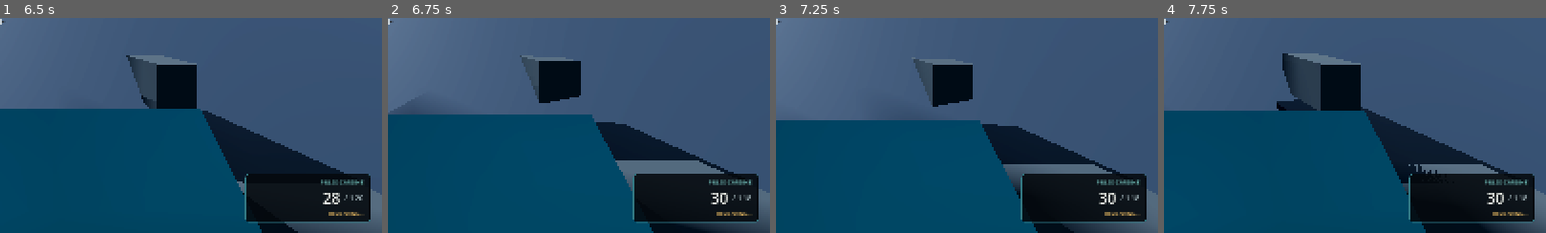
Above: before the commit, frames 1-4 (left to right).
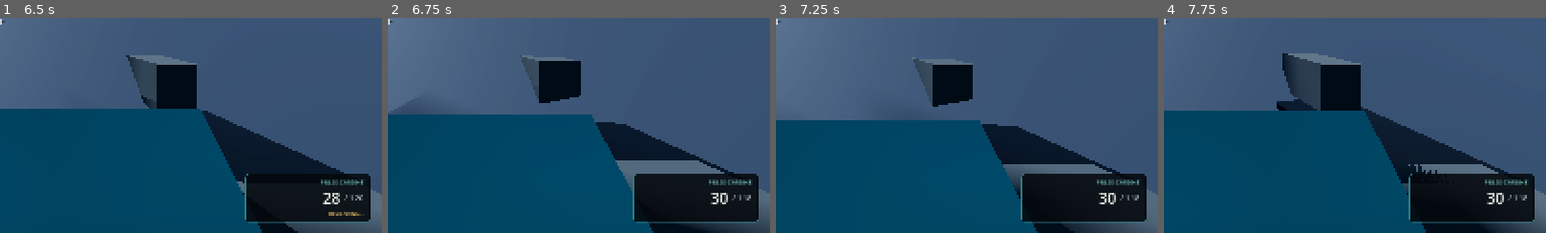
Above: after the commit, the same moments.

Repository: HazelTheSquirrel/Grimholt-Test
Game: Godot game, scene res://scenes/main.tscn
The game is run twice, just before and just after one commit, with the same random seed, the same clock (stepped at 60 frames per second) and the same inputs.
Inputs (mouse positions are % of the whole screen's width and height, from its top left):
- Up to frame 1 (6.5 s): click "START SOLO GAME" at 0.5 s; tap Enter at 1.25, 2.85 s; move the mouse to (55, 50) at 1.27 s; hold Ctrl (crouch) 1.28-2.03 s; hold W (move_forward) from 1.28 s (still down); click (55, 50) at 1.42 s; tap Space (jump) at 1.52, 2.27, 3.77, 4.52, 5.27 s; move the mouse to (45, 50) at 2.02 s; tap C at 2.1 s; move the mouse to (52, 48) at 2.77 s; move the mouse to (49, 52) at 3.52 s; tap Keypad Enter at 3.6 s; click (49, 52) at 3.67 s; move the mouse to (57, 51) at 4.27 s; tap Tab at 4.35 s; tap R (reload) at 4.9 s; move the mouse to (42, 49) at 5.02 s; tap 1 at 5.1 s; move the mouse to (51, 50) at 5.77 s; tap 2 at 5.85 s; click (51, 50) at 5.92 s
- Up to frame 2 (6.75 s): move the mouse to (46, 48) at 6.52 s; release W (move_forward) at 6.53 s; hold D (move_right) from 6.53 s (still down); tap Ctrl (crouch) at 6.6 s
- Up to frame 3 (7.25 s): keep holding D (move_right); tap Space (jump) at 6.77 s
- Up to frame 4 (7.75 s): move the mouse to (55, 50) at 7.27 s; release D (move_right) at 7.28 s; hold W (move_forward) from 7.28 s (still down); tap C at 7.35 s; tap Space (jump) at 7.52 s
The pictures show only the part of the screen within x 50-100%, y 50-100%; the shares and areas given below are measured in that part.

Frame 1 is identical in both runs. In frame 2, 0.1% of the frame differs, in the area x 86-95%, y 90-92%; in frame 3, 0.1%; in frame 4, 0.1%.
Error before the commit: Invalid call. Nonexistent 'bool' constructor. (res://scripts/shooter/main.gd:1311)

Commit message:
Fix empty-fire audio and server-confirmed reload feedback

Diff:
--- a/Grimholt/scripts/shooter/player.gd
+++ b/Grimholt/scripts/shooter/player.gd
@@ -40,6 +40,8 @@
 var fire_held := false
 var fire_audio: AudioStreamPlayer
 var reload_audio: AudioStreamPlayer
+var reload_request_pending := false
+var reload_request_timeout := 0.0
 var base_camera_position := Vector3.ZERO
 var base_viewmodel_position := Vector3(0.24, -0.20, -0.42)
 var bob_phase := 0.0
@@ -65,6 +67,10 @@
 		_build_audio_feedback()
 
 func _process(delta: float) -> void:
+	if reload_request_pending:
+		reload_request_timeout = maxf(0.0, reload_request_timeout - delta)
+		if reload_request_timeout <= 0.0:
+			reload_request_pending = false
 	if not is_multiplayer_authority() or camera == null or weapon_viewmodel == null:
 		return
 	_update_first_person_feedback(delta)
@@ -272,7 +278,8 @@
 	body_visual.position.y = capsule.height * 0.5
 
 func _fire() -> void:
-	if fire_cooldown > 0.0 or reload_time > 0.0:
+	# Empty magazines are silent: no shot sound, recoil or repeated server request.
+	if fire_cooldown > 0.0 or reload_time > 0.0 or reload_request_pending or ammo <= 0:
 		return
 	var spec: Dictionary = get_parent()._weapon_spec(current_weapon)
 	fire_cooldown = float(spec["fire_interval"])
@@ -283,7 +290,21 @@
 
 func _reload() -> void:
 	var spec: Dictionary = get_parent()._weapon_spec(current_weapon)
-	if reload_time <= 0.0 and ammo < int(spec["magazine"]) and reserve_ammo > 0:
-		if reload_audio != null:
-			reload_audio.play()
-		get_parent().request_reload(get_multiplayer_authority())
+	if reload_time > 0.0 or reload_request_pending:
+		return
+	if ammo >= int(spec["magazine"]) or reserve_ammo <= 0:
+		return
+	# The server confirms the reload before its sound is played. This prevents
+	# R-spamming from replaying audio while a reload is already in progress.
+	reload_request_pending = true
+	reload_request_timeout = 0.75
+	get_parent().request_reload(get_multiplayer_authority())
+
+func apply_weapon_state(new_ammo: int, new_reserve: int, reloading: bool) -> void:
+	ammo = maxi(0, new_ammo)
+	reserve_ammo = maxi(0, new_reserve)
+	reload_request_pending = false
+	reload_request_timeout = 0.0
+	reload_time = float(get_parent()._weapon_spec(current_weapon)["reload_time"]) if reloading else 0.0
+	if reloading and is_multiplayer_authority() and reload_audio != null:
+		reload_audio.play()
